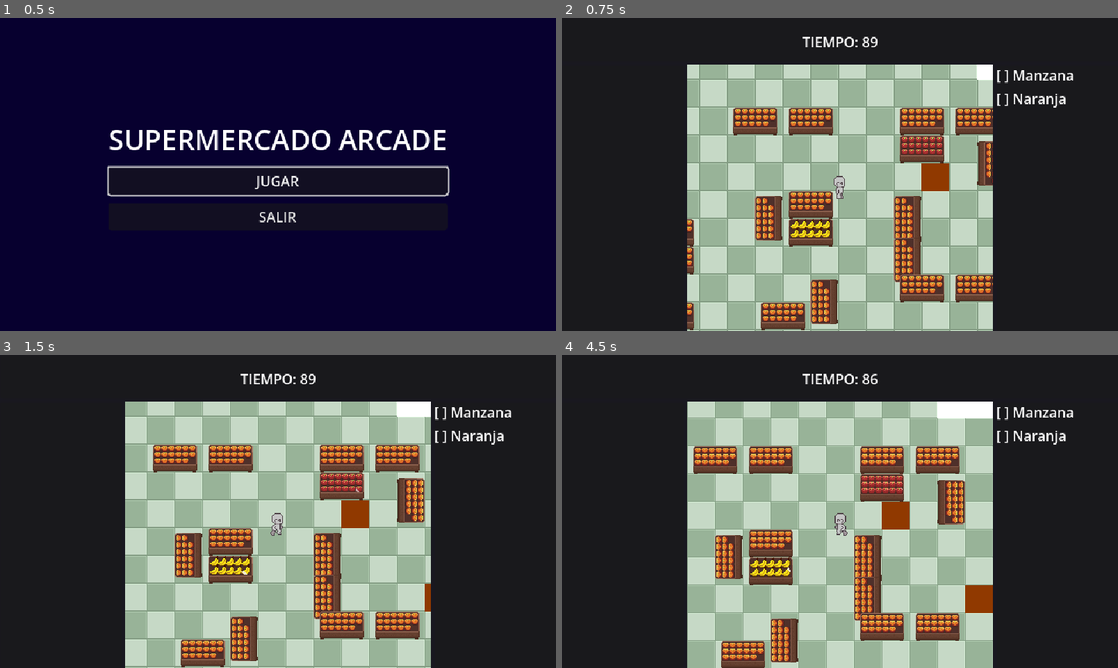
Above: before the commit, frames 1-4 (two rows, left to right).
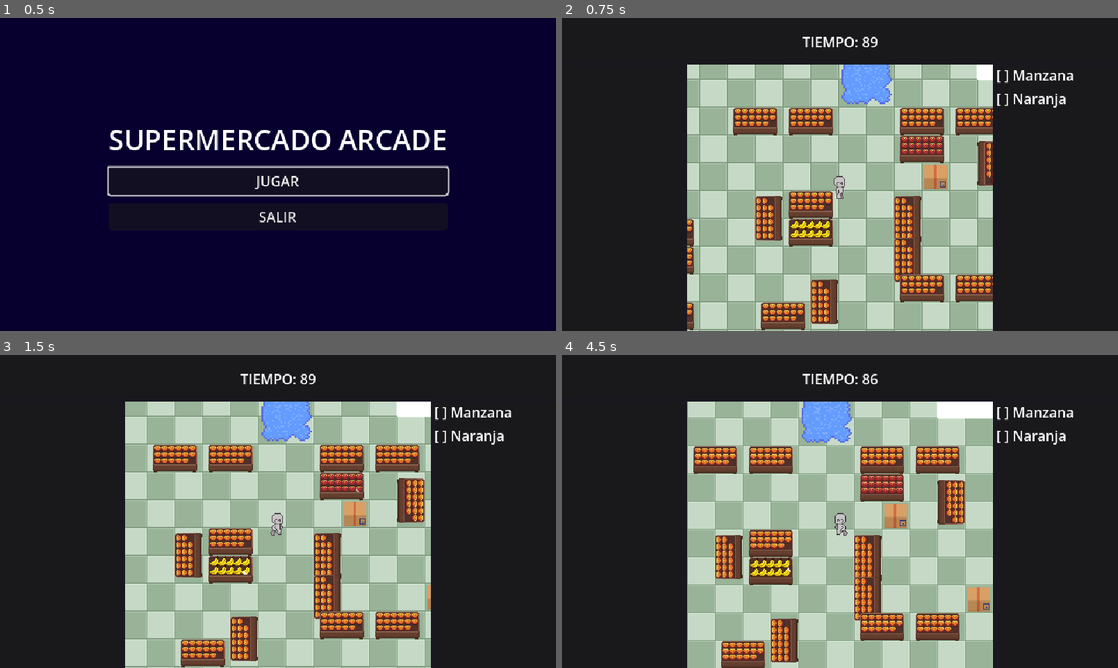
Above: after the commit, the same moments.

Repository: mateomendez2/SupermercadoArcade
Game: Godot game, scene res://scenes/ui/main_menu.tscn
Same seed, same stepped clock (60 frames per second), same inputs: the game is played once before the commit and once after it.
Inputs:
- Up to frame 1 (0.5 s): no input
- Up to frame 2 (0.75 s): click "JUGAR" at 0.5 s
- Up to frame 3 (1.5 s): hold D (move_right) from 1.28 s (still down); hold E (interact) from 1.28 s (still down)
- Up to frame 4 (4.5 s): release D (move_right) at 2.03 s; release E (interact) at 2.03 s; hold S (move_down) 2.03-2.78 s; tap E (interact) at 2.1, 3.6 s; hold D (move_right) 2.78-3.53 s; hold E (interact) 2.78-3.53 s; hold Up (move_up) 3.53-4.28 s; hold A (move_left) from 4.28 s (still down); hold E (interact) from 4.28 s (still down)

Frame 1 is identical in both runs. In frame 2, 1.5% of the frame differs, in the area x 50-70%, y 14-56%; in frame 3, 1.6%; in frame 4, 2.0%, in the area x 43-78%, y 14-83%.

Commit message:
Actualización

Diff:
--- a/project.godot
+++ b/project.godot
@@ -50,24 +50,32 @@
 "deadzone": 0.2,
 "events": [Object(InputEventKey,"resource_local_to_scene":false,"resource_name":"","device":-1,"window_id":0,"alt_press …(191 unchanged characters)…
 , Object(InputEventKey,"resource_local_to_scene":false,"resource_name":"","device":-1,"window_id":0,"alt_pressed":false …(186 unchanged characters)…
+, Object(InputEventJoypadMotion,"resource_local_to_scene":false,"resource_name":"","device":-1,"axis":0,"axis_value":-1.0,"script":null)
+, Object(InputEventJoypadButton,"resource_local_to_scene":false,"resource_name":"","device":-1,"button_index":13,"pressure":0.0,"pressed":true,"script":null)
 ]
 }
 move_right={
 "deadzone": 0.2,
 "events": [Object(InputEventKey,"resource_local_to_scene":false,"resource_name":"","device":-1,"window_id":0,"alt_press …(192 unchanged characters)…
 , Object(InputEventKey,"resource_local_to_scene":false,"resource_name":"","device":-1,"window_id":0,"alt_pressed":false …(186 unchanged characters)…
+, Object(InputEventJoypadMotion,"resource_local_to_scene":false,"resource_name":"","device":-1,"axis":0,"axis_value":1.0,"script":null)
+, Object(InputEventJoypadButton,"resource_local_to_scene":false,"resource_name":"","device":-1,"button_index":14,"pressure":0.0,"pressed":true,"script":null)
 ]
 }
 move_up={
 "deadzone": 0.2,
 "events": [Object(InputEventKey,"resource_local_to_scene":false,"resource_name":"","device":-1,"window_id":0,"alt_press …(195 unchanged characters)…
 , Object(InputEventKey,"resource_local_to_scene":false,"resource_name":"","device":-1,"window_id":0,"alt_pressed":false …(183 unchanged characters)…
+, null, Object(InputEventJoypadButton,"resource_local_to_scene":false,"resource_name":"","device":-1,"button_index":11,"pressure":0.0,"pressed":true,"script":null)
+, Object(InputEventJoypadMotion,"resource_local_to_scene":false,"resource_name":"","device":-1,"axis":1,"axis_value":-1.0,"script":null)
 ]
 }
 move_down={
 "deadzone": 0.2,
 "events": [Object(InputEventKey,"resource_local_to_scene":false,"resource_name":"","device":-1,"window_id":0,"alt_press …(192 unchanged characters)…
 , Object(InputEventKey,"resource_local_to_scene":false,"resource_name":"","device":-1,"window_id":0,"alt_pressed":false …(186 unchanged characters)…
+, Object(InputEventJoypadButton,"resource_local_to_scene":false,"resource_name":"","device":-1,"button_index":12,"pressure":0.0,"pressed":true,"script":null)
+, Object(InputEventJoypadMotion,"resource_local_to_scene":false,"resource_name":"","device":-1,"axis":1,"axis_value":1.0,"script":null)
 ]
 }
 interact={
--- a/scenes/levels/nivel_1.tscn
+++ b/scenes/levels/nivel_1.tscn
@@ -677,6 +677,7 @@
 tile_set = SubResource("TileSet_wndmy")
 
 [node name="Player" parent="." unique_id=177984774 instance=ExtResource("1_8qrae")]
+unique_name_in_owner = true
 position = Vector2(226, 188)
 
 [node name="HazardSpill" parent="." unique_id=1949423888 instance=ExtResource("7_uc16u")]
--- a/scenes/obstacles/hazard_spill.tscn
+++ b/scenes/obstacles/hazard_spill.tscn
@@ -1,14 +1,17 @@
 [gd_scene format=3 uid="uid://nj44eb6n5i2"]
 
 [ext_resource type="Script" uid="uid://df1l615ct5q1m" path="res://scripts/hazard_spill.gd" id="1_ppktu"]
+[ext_resource type="Texture2D" uid="uid://dv0rppc8rs8pj" path="res://assets/charcoagua.png" id="2_ei84u"]
 
 [sub_resource type="RectangleShape2D" id="RectangleShape2D_1tqy6"]
 size = Vector2(64, 64)
 
 [node name="HazardSpill" type="Area2D" unique_id=1949423888]
+z_index = -1
 script = ExtResource("1_ppktu")
 
 [node name="Sprite2D" type="Sprite2D" parent="." unique_id=924155765]
+texture = ExtResource("2_ei84u")
 
 [node name="CollisionShape2D" type="CollisionShape2D" parent="." unique_id=657953818]
 shape = SubResource("RectangleShape2D_1tqy6")
--- a/scenes/obstacles/obstacle_box.tscn
+++ b/scenes/obstacles/obstacle_box.tscn
@@ -1,17 +1,15 @@
 [gd_scene format=3 uid="uid://ci0ckyftwdhly"]
+
+[ext_resource type="Texture2D" uid="uid://pwly3jnvuua3" path="res://assets/caja.png" id="1_xe2yv"]
 
 [sub_resource type="RectangleShape2D" id="RectangleShape2D_j1anm"]
 size = Vector2(32, 24)
 
 [node name="ObstacleBox" type="StaticBody2D" unique_id=2106728863 groups=["CajasObstaculo"]]
 
-[node name="ColorRect" type="ColorRect" parent="." unique_id=2075361180]
-offset_left = -16.0
-offset_top = -16.0
-offset_right = 16.0
-offset_bottom = 16.0
-color = Color(0.56466264, 0.22557193, 1.4439226e-07, 1)
-
 [node name="CollisionShape2D" type="CollisionShape2D" parent="." unique_id=782698332]
 position = Vector2(0, 4)
 shape = SubResource("RectangleShape2D_j1anm")
+
+[node name="Sprite2D" type="Sprite2D" parent="." unique_id=1234897305]
+texture = ExtResource("1_xe2yv")
--- a/scripts/level_config.gd
+++ b/scripts/level_config.gd
@@ -3,9 +3,13 @@
 @export var frutas_del_nivel: Array[ItemData]
 @export var tiempo_del_nivel: float = 90.0
 @export var cajas_activas: int = 2
+# NUEVA LÍNEA: Casillero para arrastrar al jugador
+@onready var jugador: CharacterBody2D = %Player
 
 # Guardamos la lista a nivel global del script para usarla varias veces
 var mis_cajas: Array = []
+# NUEVA LÍNEA: Memoria del turno anterior
+var cajas_viejas: Array = []
 
 func _ready() -> void:
 	GameManager.iniciar_nivel(frutas_del_nivel, tiempo_del_nivel)
@@ -26,39 +30,43 @@
 	bucle_de_tiempo_aleatorio()
 
 # --- LA FUNCIÓN PRINCIPAL QUE MEZCLA LAS CAJAS ---
+# --- LA FUNCIÓN PRINCIPAL QUE MEZCLA LAS CAJAS ---
 func mezclar_cajas() -> void:
 	mis_cajas.shuffle() # Mezclamos la baraja
 
-	# Buscamos al jugador en el mapa
-	var jugador = get_tree().get_first_node_in_group("Player")
-	var cajas_encendidas = 0 # Llevamos la cuenta de cuántas vamos encendiendo
-
-	# NUEVO PRINT CHISMOSO:
-	print("Buscando al jugador... Resultado: ", jugador)
+	var cajas_encendidas = 0
+	var nuevas_cajas_viejas: Array = [] # Las que encendamos HOY, serán las viejas de MAÑANA
 
 	for caja in mis_cajas:
 		var es_seguro_encender = true
 
-		# Si el jugador existe, medimos la distancia matemática
+		# REGLA 1: Distancia al jugador
 		if jugador != null:
-			# global_position nos da la coordenada exacta en el mapa
 			var distancia = caja.global_position.distance_to(jugador.global_position)
-
-			# Si la caja está a menos de 60 píxeles del jugador (casi tocándolo)
-			print("Posición Caja: ", caja.global_position, " | Posición Jugador: ", jugador.global_position)
-			if distancia < 200.0:
+			if distancia < 60.0:
 				es_seguro_encender = false
 
-		# Si todavía nos faltan encender cajas Y el lugar es seguro...
+		# REGLA 2 (NUEVA): Anti-Repetición
+		# Si esta caja está en la memoria del turno anterior, la prohibimos
+		if caja in cajas_viejas:
+			es_seguro_encender = false
+
+		# Evaluamos si la encendemos o la apagamos
 		if cajas_encendidas < cajas_activas and es_seguro_encender:
 			# ENCENDER CAJA
 			caja.show()
 			caja.process_mode = Node.PROCESS_MODE_INHERIT
-			cajas_encendidas += 1 # Contamos que encendimos una
+			cajas_encendidas += 1
+
+			# La anotamos en la lista de memoria
+			nuevas_cajas_viejas.append(caja)
 		else:
-			# APAGAR CAJA (O porque está muy cerca, o porque ya encendimos suficientes)
+			# APAGAR CAJA
 			caja.hide()
 			caja.process_mode = Node.PROCESS_MODE_DISABLED
+
+	# Al final de todo el proceso, sobreescribimos la memoria para el PRÓXIMO turno
+	cajas_viejas = nuevas_cajas_viejas
 
 # --- LOS GATILLOS (Lo que provoca que se mezclen) ---
 
Binary file added: assets/caja.png
Not shown, added: assets/caja.png.import
Binary file added: assets/charcoagua.png
Not shown, added: assets/charcoagua.png.import
Not shown, changed: docs/index.pck
